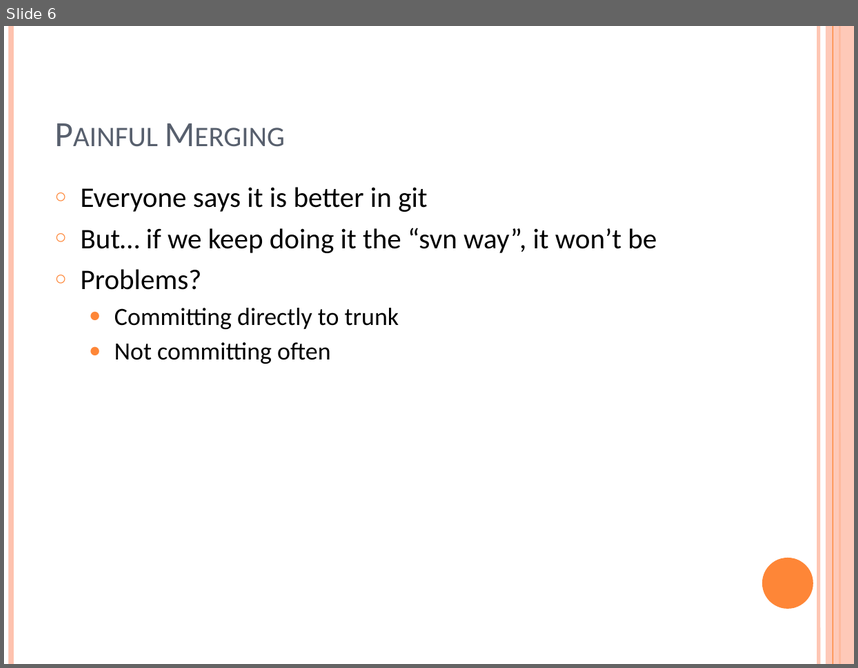
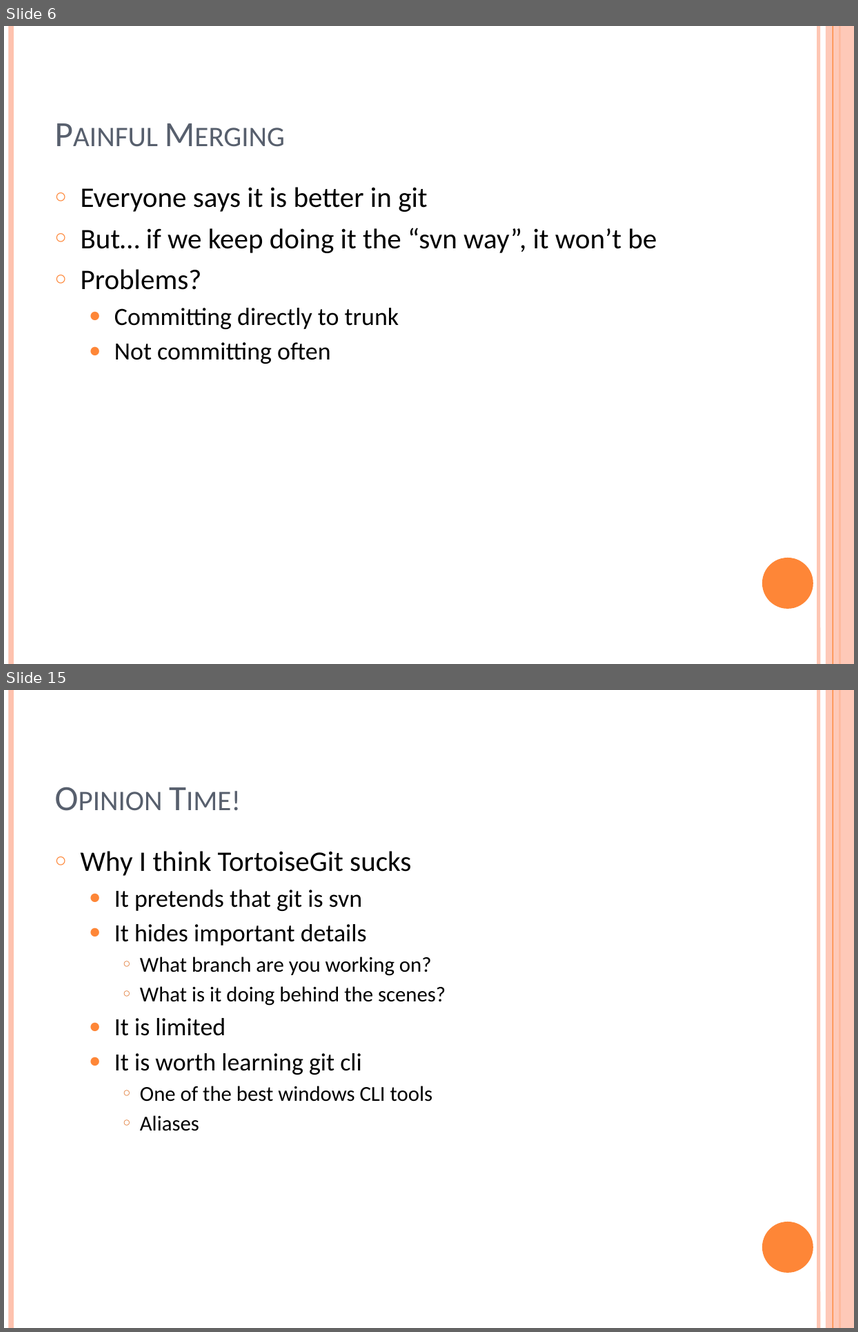
Before and after one commit to ungood/presentations, a slide deck: GitFlow/The Case for Git (Flow).pptx. Shown one above the other, each under a label of ours: slide 6 before the commit, slides 6 and 15 after it; the slides between them are not shown. The pictures are 858x668 and 858x1332 pixels, drawn with LibreOffice and Linux fonts; fonts in the diff are those of the drawing. Boxes give left, top, right and bottom in pixels: in the first picture for what was removed or moved away, otherwise in the second. Text is boxed around its words. In the diff, an @@ line names an element or a change of style, - is before the commit and + after.

```diff
--- a/GitFlow/The Case for Git (Flow).pptx
+++ b/GitFlow/The Case for Git (Flow).pptx
@@ slide 15 added at (4,690,854,1328), background #FFFFFF; not listed: 6 template elements that a slide beside it also shows @@
@@ title added at (47,716,741,822), 30 pt, text #575F6D, small capitals @@
+Opinion Time!
@@ text added at (81,851,446,1131), 18 pt, text #000000 @@
+○ Why I think TortoiseGit sucks
+  ● It pretends that git is svn
+  ● It hides important details
+    ○ What branch are you working on?
+    ○ What is it doing behind the scenes?
+  ● It is limited
+  ● It is worth learning git cli
+    ○ One of the best windows CLI tools
+    ○ Aliases
```
Also in this commit, not shown: 1 slide changed, 10 other slides added, 1 slide removed, 1 other file.
